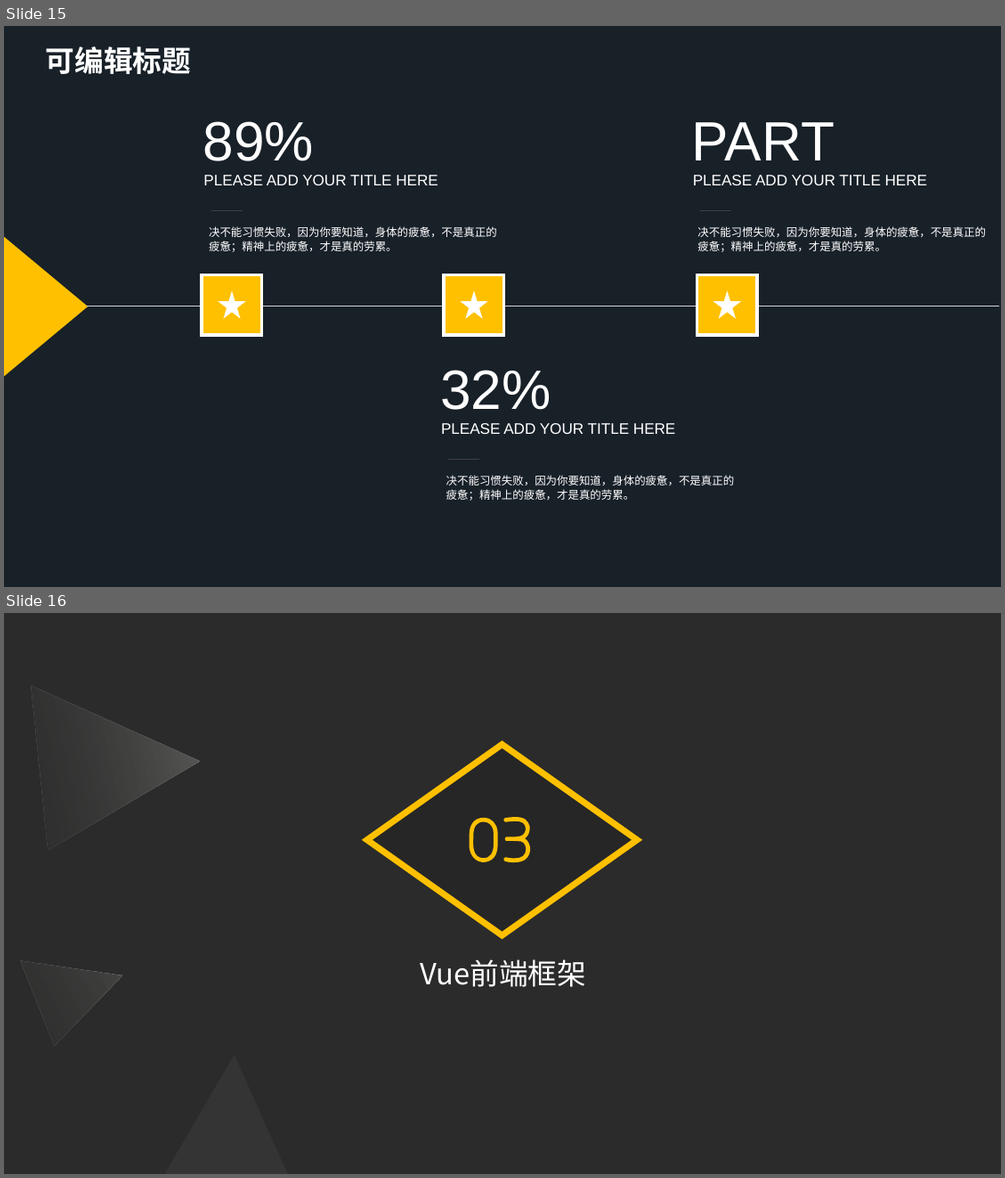
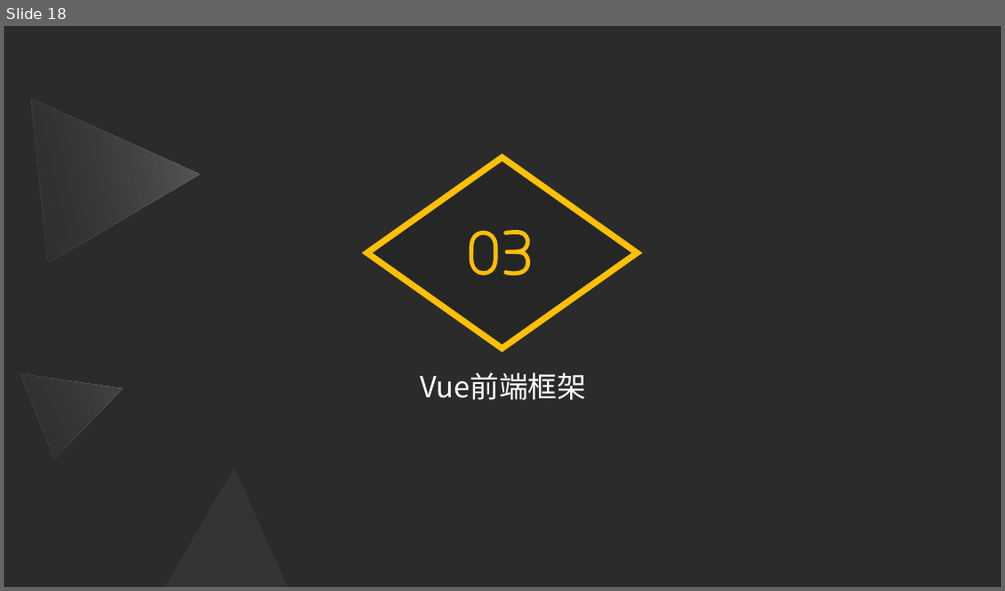
Before and after one commit to Software-Training/Development-steps, a slide deck: 项目架构与框架.pptx. Shown one above the other, each under a label of ours: slides 15 and 16 before the commit, slide 18 after it. The pictures are 1005x1178 and 1005x591 pixels, drawn with LibreOffice and Linux fonts; fonts in the diff are those of the drawing; background and template pictures are left out; a plain dark background stands for a picture behind light text. Boxes give left, top, right and bottom in pixels: in the first picture for what was removed or moved away, otherwise in the second. Text is boxed around its words. In the diff, an @@ line names an element or a change of style, - is before the commit and + after.

```diff
--- a/项目架构与框架.pptx
+++ b/项目架构与框架.pptx
@@ slide 15 removed at <box>4,26,1001,587</box>, background #FCFBF9 @@
@@ rectangle removed at <box>4,26,1001,587</box> @@
@@ text removed at <box>46,46,191,74</box> @@
-可编辑标题
@@ group removed at <box>203,121,497,252</box>: 3 texts, 1 freeform shape @@
-决不能习惯失败，因为你要知道，身体的疲惫，不是真正的疲惫；精神上的疲惫，才是真的劳累。
-89%
-PLEASE ADD YOUR TITLE HERE
@@ group removed at <box>692,122,986,252</box>: 3 texts, 1 freeform shape @@
-决不能习惯失败，因为你要知道，身体的疲惫，不是真正的疲惫；精神上的疲惫，才是真的劳累。
-PART
-PLEASE ADD YOUR TITLE HERE
@@ triangle removed at <box>4,237,89,377</box> @@
@@ rectangle removed at <box>202,275,262,336</box> @@
@@ star removed at <box>218,290,245,319</box> @@
@@ rectangle removed at <box>444,275,503,336</box> @@
@@ star removed at <box>461,290,488,319</box> @@
@@ rectangle removed at <box>697,275,758,336</box> @@
@@ star removed at <box>713,290,741,319</box> @@
@@ freeform shape removed at <box>87,305,999,305</box> @@
@@ group removed at <box>440,370,735,500</box>: 3 texts, 1 freeform shape @@
-决不能习惯失败，因为你要知道，身体的疲惫，不是真正的疲惫；精神上的疲惫，才是真的劳累。
-32%
-PLEASE ADD YOUR TITLE HERE
@@ what was slide 16 is now slide 18 @@
```
Also in this commit, not shown: 11 slides changed, 8 slides added, 6 other slides removed.
